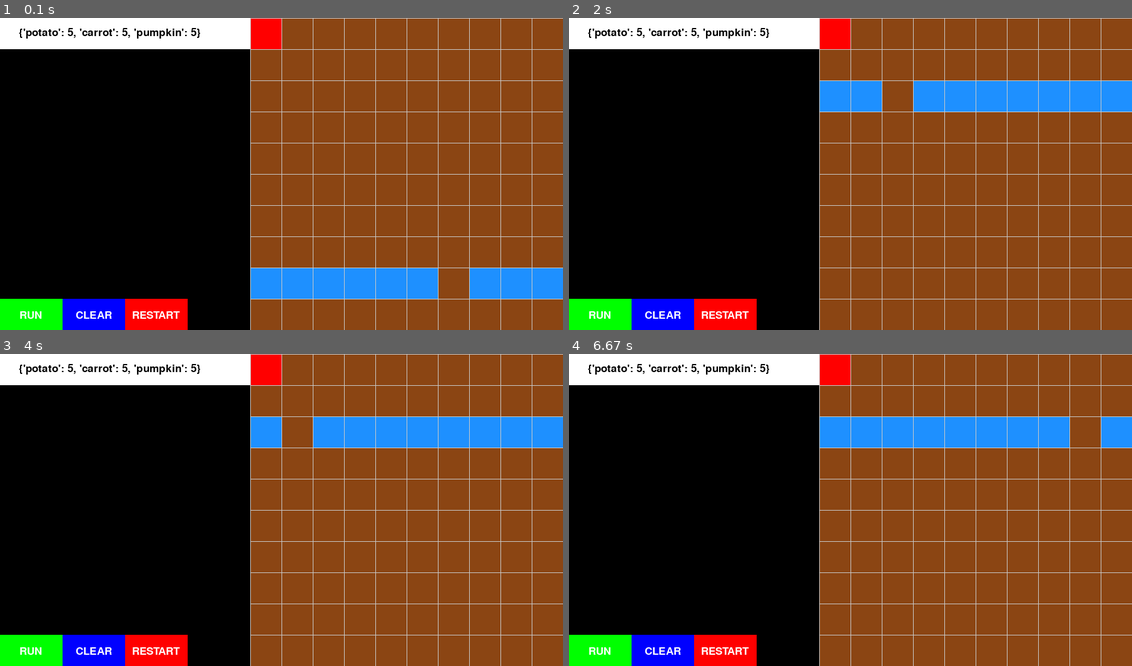
Above: before the commit, frames 1-4 (two rows, left to right).
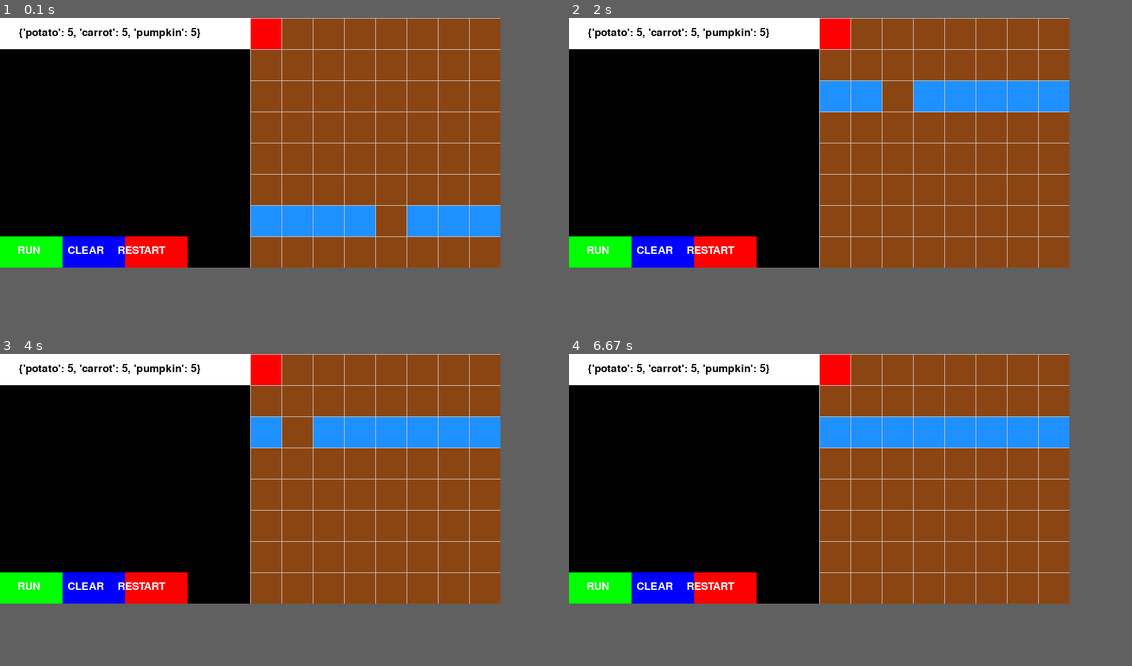
Above: after the commit, the same moments.

Repository: EvianMcKeown/TopFarmer-CodeGame
Game: pygame game, started from FarmGameTextBased/mainGUI.py
Same seed, same stepped clock (60 frames per second), same inputs: the game is played once before the commit and once after it.
Inputs:
- Up to frame 1 (0.1 s): no input
- Up to frame 2 (2 s): click "RUN" at 0.38 s; click "RESTART" at 1.92 s
- Up to frame 3 (4 s): click "RESTART" at 3.97 s
- Up to frame 4 (6.67 s): click "RESTART" at 6.52 s
In our replay, the window is 900x500 before the commit and 800x400 after it. These sizes can differ from the game's own. Grey fills any space a smaller window leaves; there, only what the larger window draws over its background counts as a difference.

The runs differ from the first frame. In frame 1, 22% of the frame differs, in the area x 0-100%, y 0-100%; in frame 2, 14%; in frame 3, 14%; in frame 4, 14%.

Commit message:
potato sprite added to mainGUI implementation

Diff:
--- a/FarmGameTextBased/farm.py
+++ b/FarmGameTextBased/farm.py
@@ -29,6 +29,7 @@
         self.inventory.append(crop)
 
     def remove_inventory(self, crop):
+        #TODO Check if there is something to remove before doing it
         self.inventory.remove(crop)
 
     def get_inventory(self):
@@ -62,6 +63,7 @@
                 dest = (self.x+1, self.y)
 
         if self.farm.grid[dest[0]][dest[1]].tile_type == 0 and crop in self.inventory:
+            #TODO Check if plant is in inventory before planting
             self.inventory.remove(crop)
             self.farm.grid[dest[0]][dest[1]] = CropTile(dest[0], dest[1], crop)
 
--- a/FarmGameTextBased/mainGUI.py
+++ b/FarmGameTextBased/mainGUI.py
@@ -1,13 +1,15 @@
 import sys
 import time
 import pygame
+from pygame.locals import *
 import farm
 from colors import *
+from sprites import *
 
 SCALE_FACTOR = 50 # feel free to change this to any reasonable value
 
-FARM_WIDTH = 10 # number of farm grid array columns
-FARM_HEIGHT = 10 # number of farm grid array rows
+FARM_WIDTH = 8 # number of farm grid array columns
+FARM_HEIGHT = 8 # number of farm grid array rows
 
 SIDE_WIDTH = SCALE_FACTOR * 8 # the side panel for user input
 
@@ -24,7 +26,7 @@
 # initialise pygame
 pygame.init()
 pygame.display.set_caption("TopFarmer")
-surface = pygame.display.set_mode((SCREEN_WIDTH, SCREEN_HEIGHT))
+surface = pygame.display.set_mode((SCREEN_WIDTH, SCREEN_HEIGHT), DOUBLEBUF | RESIZABLE)
 clock = pygame.time.Clock()
 
 user_input = "" # the list of instructions to control the farmer
@@ -55,11 +57,18 @@
                             color = CARROT
                         case 2:
                             color = PUMPKIN
+
                 case _:
                     color = BLACK
             if farm.farmer.get_pos() == (x, y):
                 color = RED
             pygame.draw.rect(surface, color, pygame.Rect(x*SCALE_FACTOR + SIDE_WIDTH, y*SCALE_FACTOR, SCALE_FACTOR, SCALE_FACTOR))
+            if color == POTATO:
+                # scale image
+                potato2 = pygame.transform.scale(potato1, (SCALE_FACTOR,SCALE_FACTOR))
+                # then draw sprite
+                surface.blit(potato2, (x*SCALE_FACTOR + SIDE_WIDTH,y*SCALE_FACTOR, SCALE_FACTOR, SCALE_FACTOR))
+            #pygame.display.flip()
 
 def render_text_input(text):
     pygame.draw.rect(surface, BLACK, pygame.Rect(0, 0, SIDE_WIDTH, SCREEN_HEIGHT))
@@ -73,6 +82,7 @@
     text_image = pygame.font.SysFont(None, int(SCALE_FACTOR / 2)).render("RUN", True, WHITE)
     pygame.draw.rect(surface, GREEN, pygame.Rect(0, SCREEN_HEIGHT - SCALE_FACTOR, BUTTON_WIDTH, BUTTON_HEIGHT))
     surface.blit(text_image, (7*SCREEN_WIDTH*0.005, (SCREEN_HEIGHT - SCALE_FACTOR)*1.04))
+    #pygame.display.flip()
 
 def render_button_clear():
     text_image = pygame.font.SysFont(None, int(SCALE_FACTOR / 2)).render("CLEAR", True, WHITE)
--- /dev/null
+++ b/FarmGameTextBased/sprites.py
@@ -0,0 +1,6 @@
+import pygame as pg
+
+prefix = "./FarmGameTextBased/resources/"
+
+# potato sprite 1
+potato1 = pg.image.load(f"{prefix}potato1.png")
Binary file added: FarmGameTextBased/resources/potato1.png
Not shown, added: .gitignore
Not shown, added: FarmGameTextBased/resources/Capstone-CodeGame.mp3
Not shown, added: FarmGameTextBased/resources/CodeGameTest.mp3
Not shown, added: FarmGameTextBased/resources/potato1.kra
